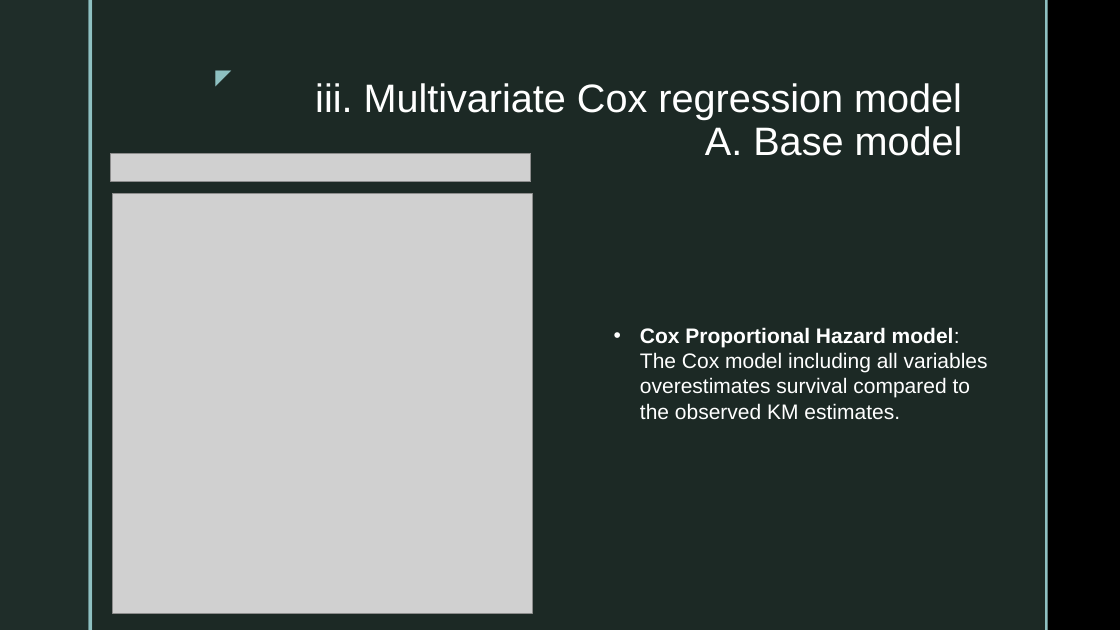
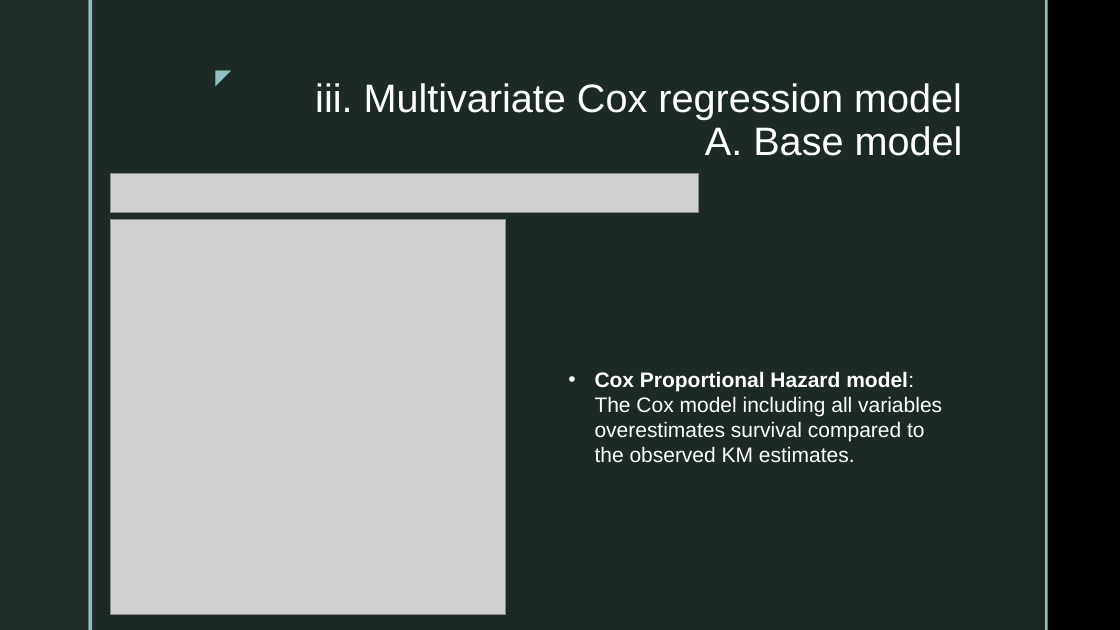
Before and after one commit to SebastianVeuskens/DSA-Project, a slide deck: slide 12 of presentation.pptx (slide 10 before the commit). Drawn at 1120x630 pixels with LibreOffice and Linux fonts; fonts in the diff are those of the drawing; grey boxes stand for pictures; background and template pictures are left out. Boxes give left, top, right and bottom in pixels: in the first picture for what was removed or moved away, otherwise in the second. Text is boxed around its words. In the diff, an @@ line names an element or a change of style, - is before the commit and + after.

```diff
--- a/presentation.pptx
+++ b/presentation.pptx
@@ picture removed at (x1=111, y1=153, x2=531, y2=181) @@
@@ picture added at (x1=111, y1=173, x2=699, y2=213) @@
@@ picture resized from (x1=113, y1=193, x2=533, y2=613) to (x1=111, y1=220, x2=506, y2=615) @@
@@ text "Cox Proportional Hazard model: The ..." moved from (x1=640, y1=327, x2=988, y2=420) to (x1=595, y1=371, x2=942, y2=462) @@
```
Also in this commit, not shown: 6 other slides changed, 4 slides added, 11 other files.
